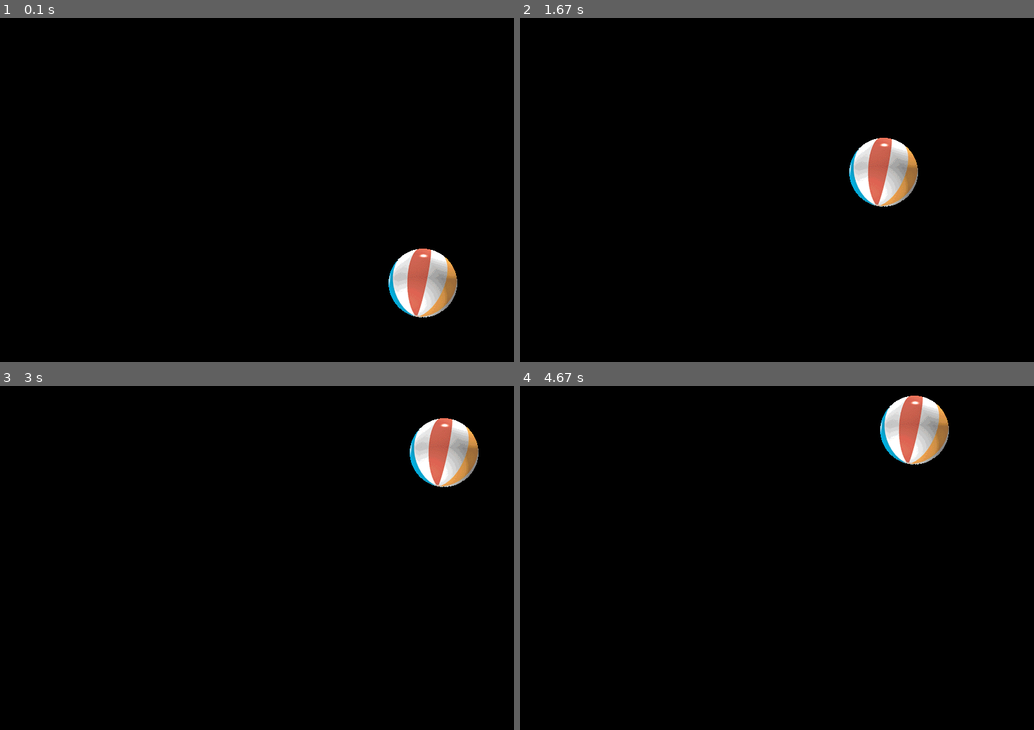
Above: before the commit, frames 1-4 (two rows, left to right).
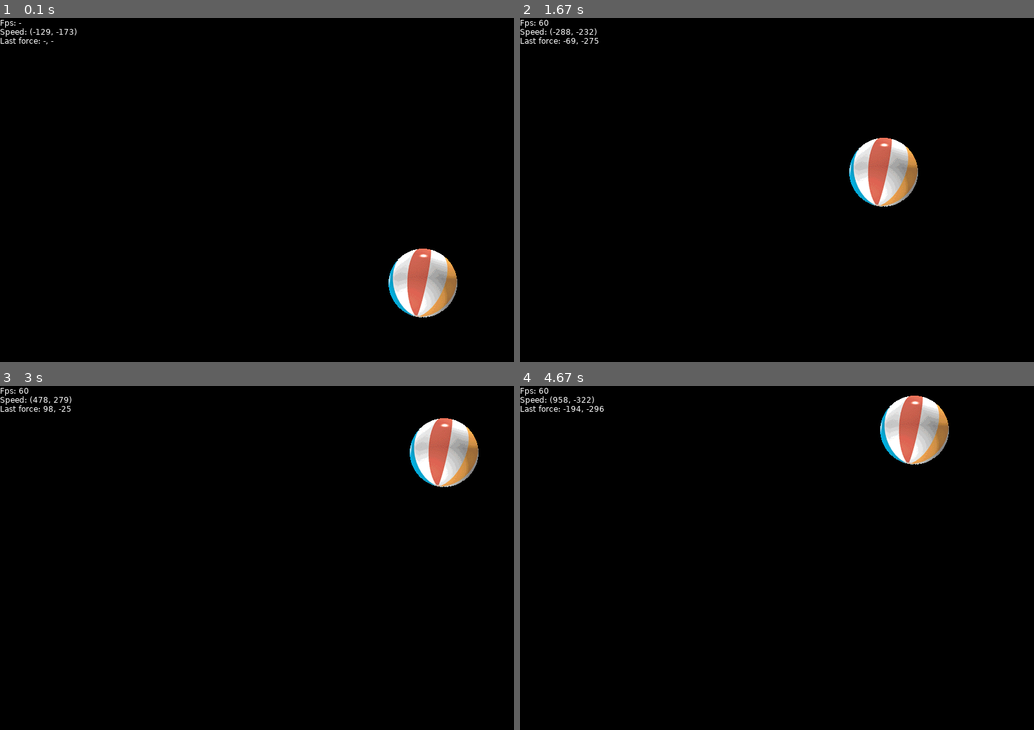
Above: after the commit, the same moments.

Repository: michalzc/pygametut
Game: pygame game, started from ballgame.py
Same seed, same stepped clock (60 frames per second), same inputs: the game is played once before the commit and once after it.
Inputs (mouse positions are in pixels of both pictures, inside the frame that each line leads up to):
- Up to frame 1 (0.1 s): no input
- Up to frame 2 (1.67 s): click (777, 210) at 0.38 s; click (782, 234) at 0.72 s; click (854, 76) at 1.05 s; click (967, 348) at 1.38 s
- Up to frame 3 (3 s): click (267, 451) at 1.72 s; click (231, 678) at 2.05 s; click (241, 513) at 2.38 s; click (185, 499) at 2.72 s
- Up to frame 4 (4.67 s): click (910, 544) at 3.05 s; click (936, 571) at 3.38 s; click (884, 513) at 3.72 s; click (627, 502) at 4.05 s; click (802, 564) at 4.38 s

The runs differ from the first frame. In frame 1, 0.2% of the frame differs, in the area x 0-15%, y 0-8%; in frame 2, 0.2%; in frame 3, 0.2%; in frame 4, 0.3%, in the area x 0-17%, y 0-8%.

Commit message:
Info panel

Diff:
--- a/ballgame.py
+++ b/ballgame.py
@@ -13,6 +13,8 @@
     screen      = pygame.display.set_mode(size)
     ball_img, _ = load_image("ball.gif")
     ball        = entities.Ball(ball_img, size)
+    info        = entities.GameInfo(ball)
+    sprites     = pygame.sprite.Group(ball, info)
 
     while 1:
         for event in pygame.event.get():
@@ -22,11 +24,12 @@
             if event.type == pygame.MOUSEBUTTONDOWN and event.button == 1:
                 ball.bum(event.pos)
 
-        ball.update(clock.tick())
+        sprites.update(clock.tick(), clock.get_fps())
 
 
         screen.fill(black)
-        screen.blit(ball.image, ball.rect)
+        sprites.draw(screen)
+        # screen.blit(ball.image, ball.rect)
         pygame.display.flip()
 
 
--- a/entities.py
+++ b/entities.py
@@ -3,8 +3,64 @@
 
 MIN_START_SPEED = 100
 MAX_START_SPEED = 200
+WHITE = 255, 255, 255
 
 FADE_RANGE = 500
+
+class GameInfo(pygame.sprite.Sprite):
+    def __init__(self, ball):
+        pygame.sprite.Sprite.__init__(self)
+        self.font = pygame.font.SysFont("Verdana", 12, False)
+        self.fps = None
+        self.ball = ball
+
+        self.render_status()
+        self.last_tick = 0
+
+    def render_status(self):
+        infos = [
+            self.render_fps(),
+            self.render_speed(),
+            self.render_last_force()
+        ]
+
+        line_height = self.font.get_linesize()
+        width = max([e.get_rect().width for e in infos])
+        height = line_height * len(infos)
+        image = pygame.surface.Surface((width, height)).convert()
+        idx = 0
+        for info in infos:
+            rect = info.get_rect()
+            rect.top = idx
+            image.blit(info, rect)
+            idx += line_height
+        self.image = image
+        self.rect = image.get_rect()
+
+
+    def render_speed(self):
+        txt = "Speed: (%.0f, %.0f)" % tuple(self.ball.speed)
+        return self.font.render(txt, True, WHITE)
+
+    def render_fps(self):
+        fps = self.fps and ("%.0f" % self.fps) or "-"
+        txt = "Fps: %s" % fps
+        return self.font.render(txt, True, WHITE)
+
+    def render_last_force(self):
+        force = self.ball.last_force and ("%.0f, %.0f" % tuple(self.ball.last_force)) or "-, -"
+        txt = "Last force: %s" % force
+        return self.font.render(txt, True, WHITE)
+
+
+    def update(self, tick, fps):
+        self.last_tick += tick
+        if self.last_tick > 300:
+            self.last_tick = 0
+            self.render_status()
+            self.fps = fps
+
+
 
 class Ball(pygame.sprite.Sprite):
 
@@ -15,6 +71,7 @@
         self.board_width, self.board_height = board_size
         self._init_position(start_position)
         self._init_speed()
+        self.last_force = None
 
     def board_size(self):
         return (self.board_width, self.board_height)
@@ -37,7 +94,7 @@
 
         self.speed = pygame.math.Vector2(x, y)
 
-    def update(self, tick):
+    def update(self, tick, *args):
         f = tick / 1000
         x, y = self.position
         xs, ys = self.speed
@@ -69,3 +126,4 @@
         if bum_force > 0:
             bum_vec = bum_vec.normalize() * bum_force
             self.speed += bum_vec
+            self.last_force = bum_vec
